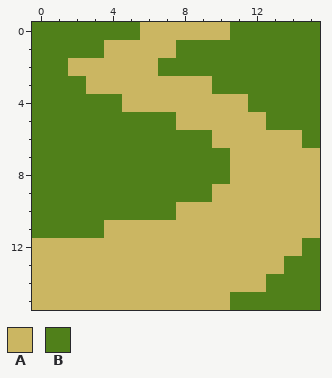
A pixel-art sprite gets an edit: extension/icon/icon-16.png. Above is the file before it was changed.
The file is 16x16 pixels.
Palette (. is transparent): A #cbb662  B #50801a
Pixels before, first column x 0:
 0 BBBBBBAAAAABBBBB
 1 BBBBAAAABBBBBBBB
 2 BBAAAAABBBBBBBBB
 3 BBBAAAAAAABBBBBB
 4 BBBBBAAAAAAABBBB
 5 BBBBBBBBAAAAABBB
 6 BBBBBBBBBBAAAAAB
 7 BBBBBBBBBBBAAAAA
 8 BBBBBBBBBBBAAAAA
 9 BBBBBBBBBBAAAAAA
10 BBBBBBBBAAAAAAAA
11 BBBBAAAAAAAAAAAA
12 AAAAAAAAAAAAAAAB
13 AAAAAAAAAAAAAABB
14 AAAAAAAAAAAAABBB
15 AAAAAAAAAAABBBBB
The result:
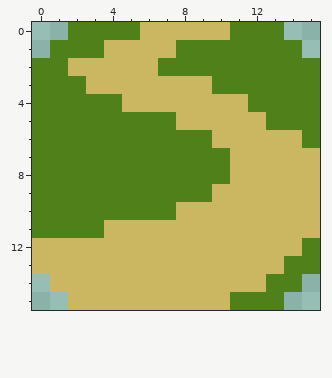
The exact change:
The edit erases colour A in row 14 at x 0; in row 15 at x 0 to 1.
The edit erases colour B in row 0 at x 0 to 1 and 14 to 15; in row 1 at x 0 and 15; in row 14 at x 15; in row 15 at x 14 to 15.
Where, in picture pixels (left, top, right, bottom), the same in both pictures:
erased: (32, 22, 68, 58)
erased: (284, 22, 320, 58)
erased: (32, 274, 68, 310)
erased: (284, 274, 320, 310)
